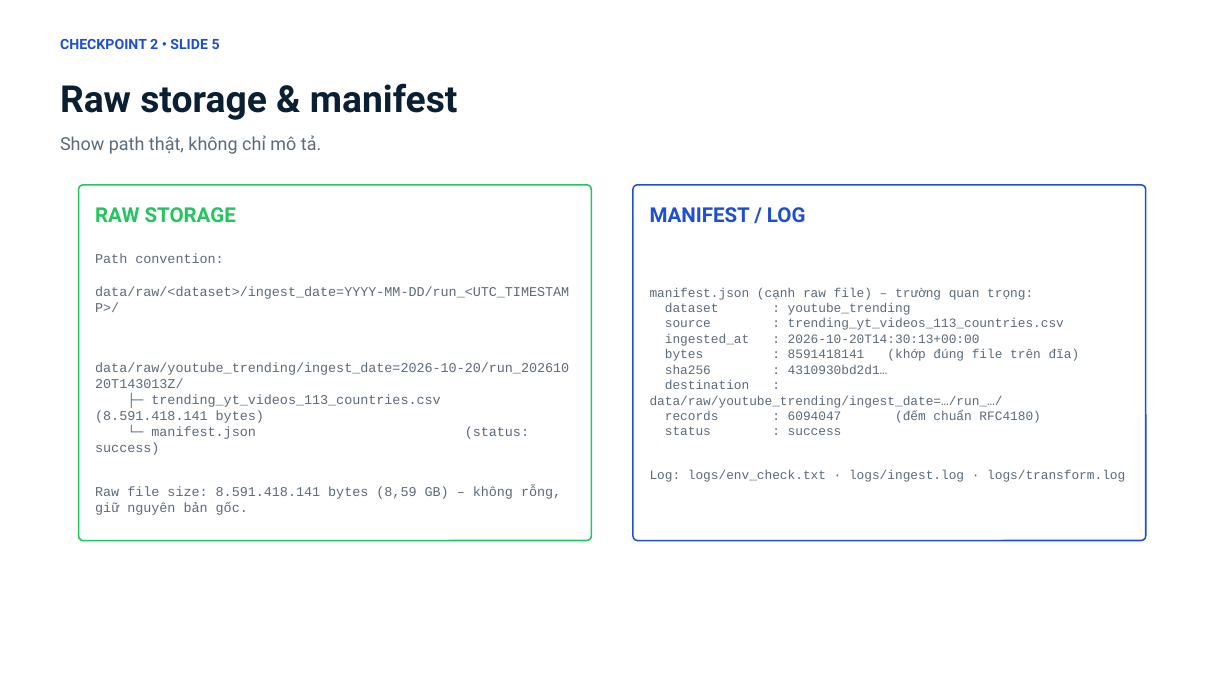
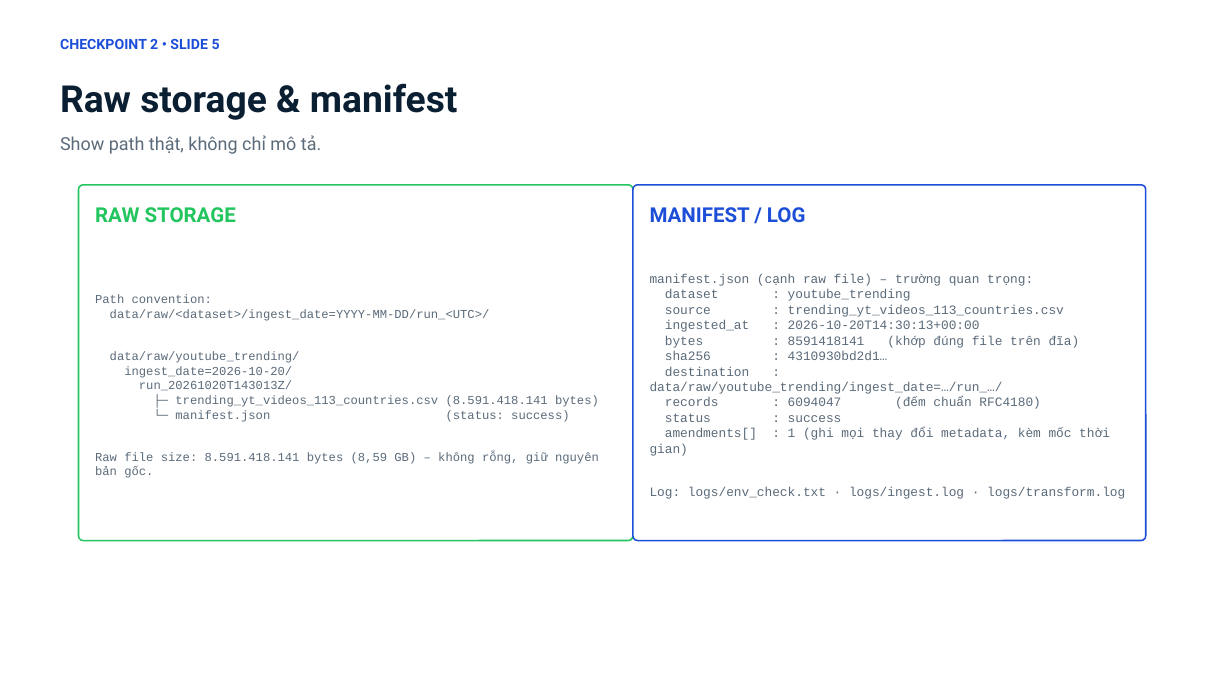
Before and after one commit to kichirou244/bigdata-project, a slide deck: slide 5 of docs/Checkpoint2_Report_YouTube_Trending.pptx. Drawn at 1232x693 pixels with LibreOffice and Linux fonts; fonts in the diff are those of the drawing. Boxes give left, top, right and bottom in pixels: in the first picture for what was removed or moved away, otherwise in the second. Text is boxed around its words. In the diff, an @@ line names an element or a change of style, - is before the commit and + after.

Commit message:
fix(checkpoint-2): do layout bao cao bang metrics font that + tu validate khong tran
- src/build_checkpoint_report.py:
  - do chieu cao/so dong bang metrics that cua font (Pillow doc TTF Calibri/Consolas)
    -> wrap giong het PowerPoint, tu thu nho cu chung khi vuot khung
  - fill theo 'khung' (card) cua template: tieu de + than; kiem tra tran bang + kiem tra chong
  - noi khoi 'PROVENANCE'/'BLOCKER' + 'SCALE' de du chua nho
  - tham chieu TAG (khong phu thuoc HEAD) -> sinh lai bao cao cho ket qua giong het nhau
  - validate() tra exit code != 0 neu con tran/chong/thieu noi dung
- src/build_checkpoint_brief.py:
  - dieu 4 dong EXIT TICKET ngay tai cho (thay duong '____' cua mau) thay vi them muc rieng
  - them bang doi chieu rubric -> evidence + validate
- docs/*.pptx|docx: sinh lai theo layout moi

Khong sua 1 byte nao cua raw CSV 8,59 GB.

```diff
--- a/docs/Checkpoint2_Report_YouTube_Trending.pptx
+++ b/docs/Checkpoint2_Report_YouTube_Trending.pptx
@@ rounded rectangle resized from (x1=79, y1=185, x2=592, y2=541) to (x1=79, y1=185, x2=633, y2=541) @@
@@ text "manifest.json (cạnh raw file) – ..." moved from (x1=650, y1=287, x2=1125, y2=482) to (x1=650, y1=274, x2=1125, y2=499) @@
@@ text "Path convention:" moved from (x1=95, y1=254, x2=569, y2=515) to (x1=95, y1=309, x2=599, y2=464) @@
@@ text at (x1=110, y1=309, x2=490, y2=391): text changed; size 10.5 to 9.5 pt @@
-data/raw/<dataset>/ingest_date=YYYY-MM-DD/run_<UTC_TIMESTAMP>/
-data/raw/youtube_trending/ingest_date=2026-10-20/run_20261020T143013Z/
+data/raw/<dataset>/ingest_date=YYYY-MM-DD/run_<UTC>/
+data/raw/youtube_trending/
+ingest_date=2026-10-20/
+run_20261020T143013Z/
@@ text at (x1=95, y1=395, x2=599, y2=464): size 10.5 to 9.5 pt in "Path convention:", "├─ trending_yt_videos_113_countries.csv (8.591.418.141 bytes ...", "└─ manifest.json (status: success)", "Raw file size: 8.591.418.141 bytes (8,59 GB) ..." @@
@@ text at (x1=650, y1=428, x2=1110, y2=456): paragraph added @@
+amendments[] : 1 (ghi mọi thay đổi metadata, kèm mốc thời gian)
```
Also in this commit, not shown: 5 other slides changed, 4 other files.
